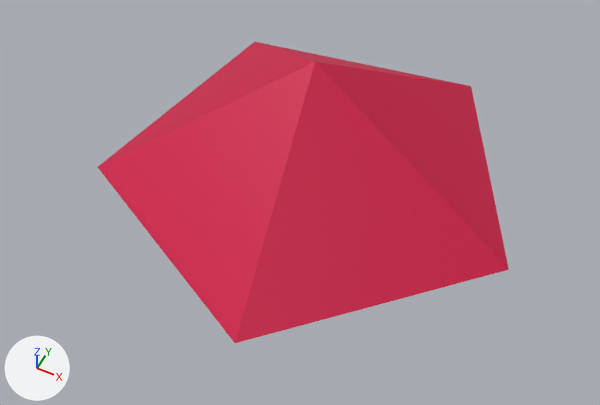
The Blender file Resources/MyResources/piece2/piece2.blend: old version first, new version second.
Rendered twice from a 50 mm lens placed at (1.03, -2.17, 2.19), pointed at (0.06, -0.24, -0.22). The axes (+X, +Y, +Z) are drawn at lower left. The lights are the same throughout.

Before the edit, the objects in view are built like this:
```python
me_ico球 = bpy.data.meshes.new('ICO球')
me_ico球.from_pydata(...)  # 6 vertices, 6 faces; spans x -0.8..0.88, y -0.88..0.8, z -0.29..0.27
me_ico球.materials.append(mat_マテリアル)  # picture img_piece2_png
ob_ico球 = bpy.data.objects.new('ICO球', me_ico球)
ob_ico球.location = (0.0, 0.0, 0.0)
```
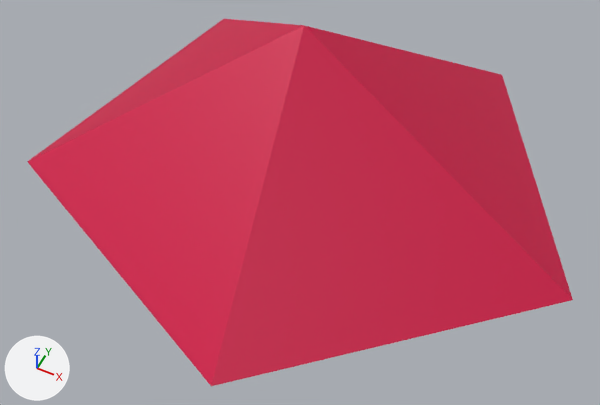
Location of each change, [x1, y1, x2, y2] in pixels of the pictures (600 x 405 px):
'ICO球', reshaped (33% wider, 22% taller)
    before: [98, 42, 509, 343]
    after: [27, 19, 573, 386]

The change, as a list of edits to the scene's bpy script:
```text
Change me_ico球:
    where me_ico球.from_pydata(...)  # 6 vertices, 6 faces; spans x -0.8..0.88, y -0.88..0.8, z -0.29..0.27
    used by ob_ico球; location = (0.0, 0.0, 0.0)
    me_ico球 part 1
    me_ico球.vertices[0].co: (0.0, 0.01, 0.27) -> (-0.09, 0.09, 0.35)  # pixel (315, 61) -> pixel (304, 25)
    me_ico球.vertices[1].co: (0.13, -0.88, -0.28) -> (0.11, -1.03, -0.35)  # pixel (234, 343) -> pixel (211, 386)
    me_ico球.vertices[2].co: (0.88, -0.14, -0.28) -> (1.13, -0.12, -0.35)  # pixel (508, 269) -> pixel (572, 300)
    me_ico球.vertices[3].co: (-0.8, -0.39, -0.28) -> (-1.14, -0.45, -0.35)  # pixel (97, 167) -> pixel (27, 161)
    me_ico球.vertices[4].co: (0.41, 0.8, -0.29) -> (0.5, 1.02, -0.35)  # pixel (471, 85) -> pixel (502, 74)
    me_ico球.vertices[5].co: (-0.63, 0.65, -0.29) -> (-0.9, 0.82, -0.35)  # pixel (254, 41) -> pixel (223, 18)
```
